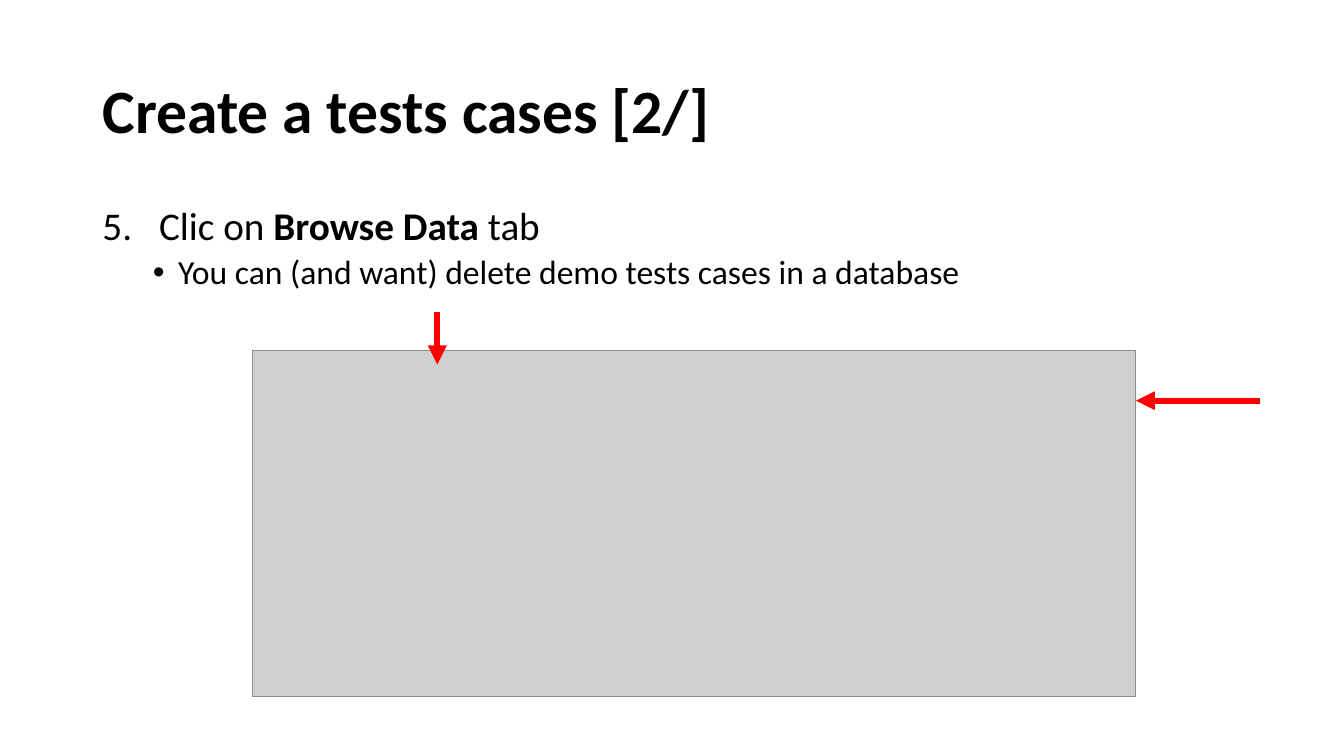
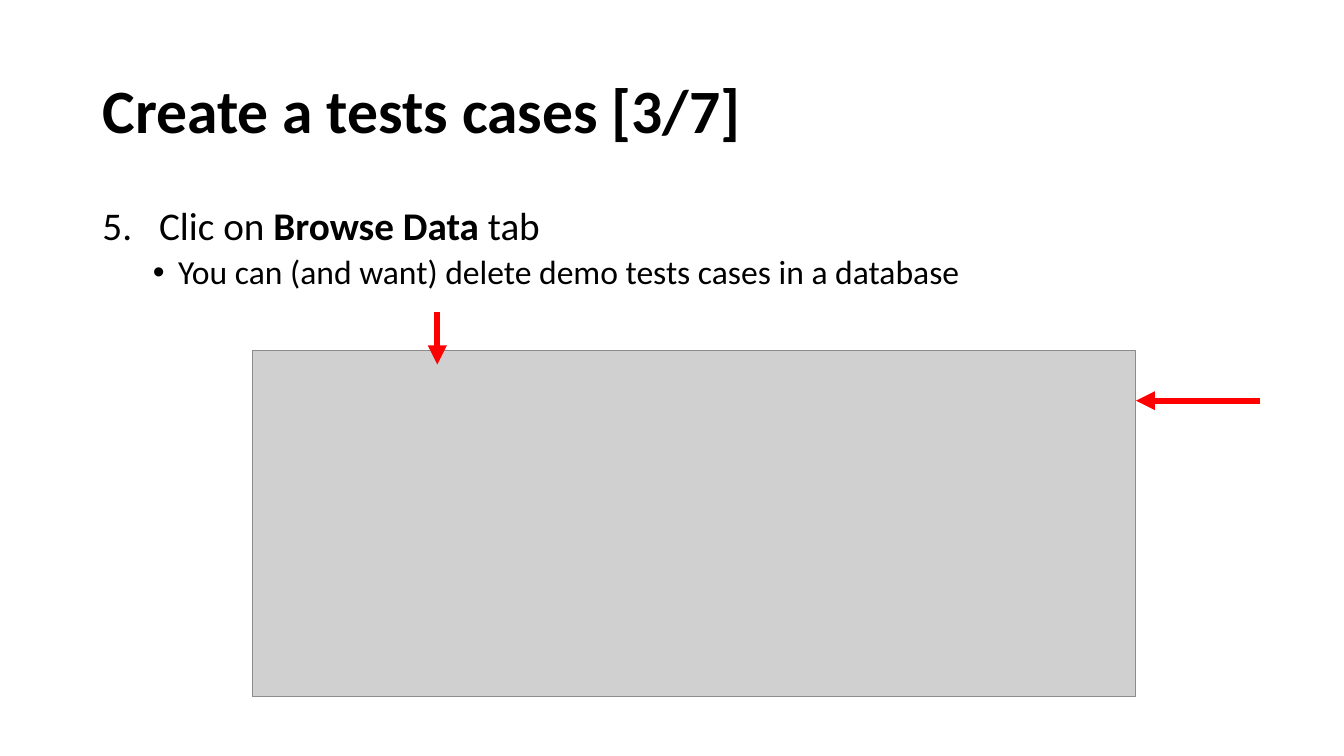
Before and after one commit to jfmunozf/judge42, a slide deck: slide 6 of Tutorial-Guide.pptx. Drawn at 1344x756 pixels with LibreOffice and Linux fonts; fonts in the diff are those of the drawing; grey boxes stand for pictures. Boxes give left, top, right and bottom in pixels: in the first picture for what was removed or moved away, otherwise in the second. Text is boxed around its words. In the diff, an @@ line names an element or a change of style, - is before the commit and + after.

```diff
--- a/Tutorial-Guide.pptx
+++ b/Tutorial-Guide.pptx
@@ title at (102,88,741,142): text changed @@
-Create a tests cases [2/]
+Create a tests cases [3/7]
```
Also in this commit, not shown: 6 other slides changed, 1 other file.
